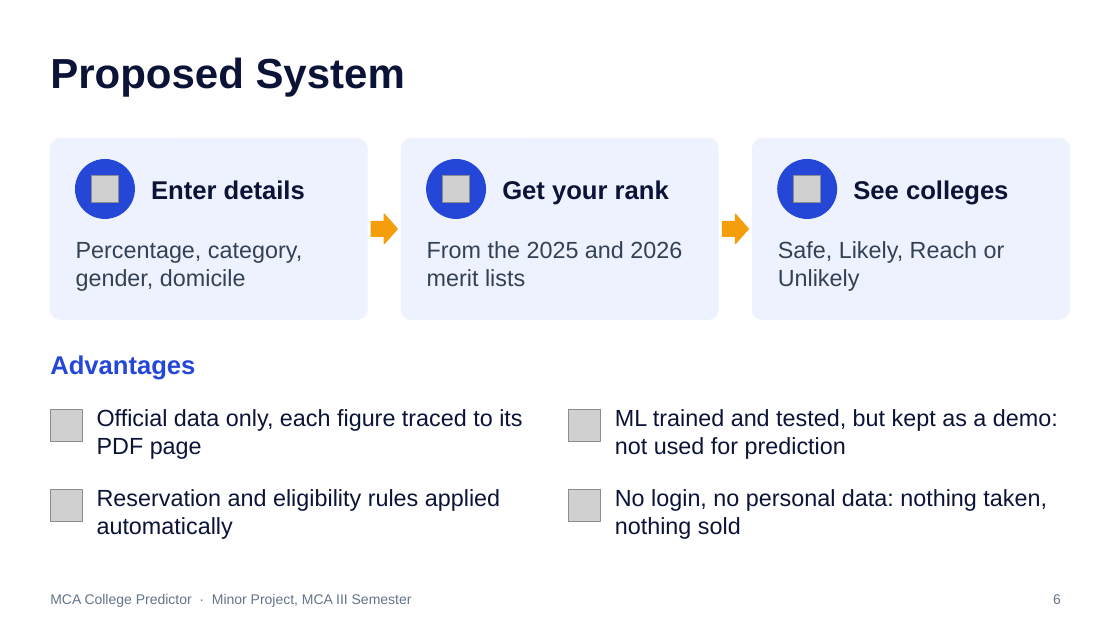
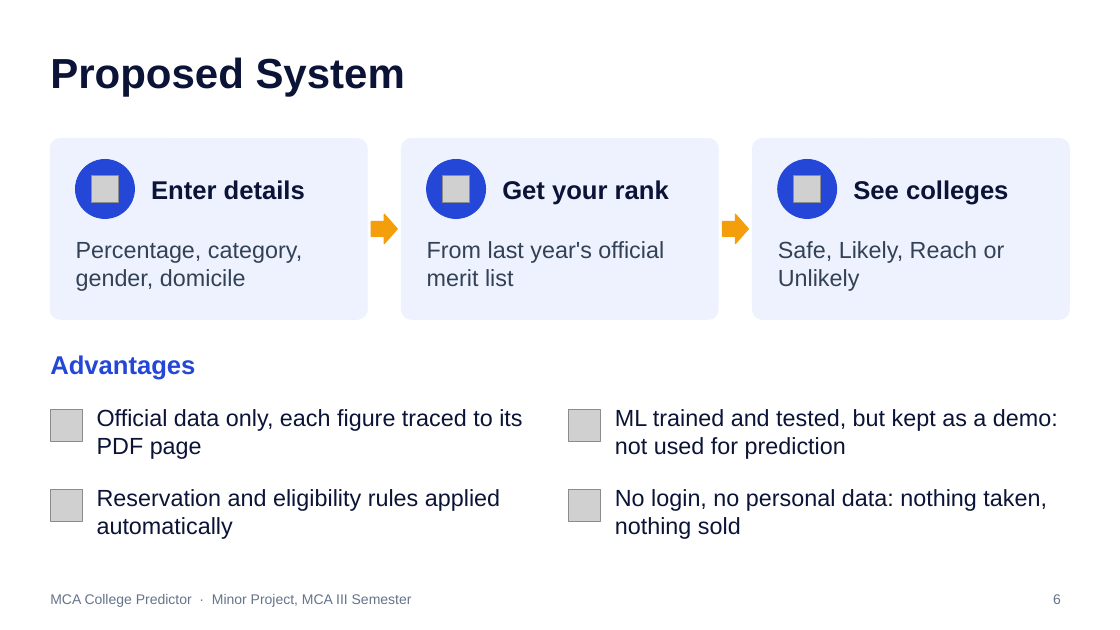
Before and after one commit to i-bhagyashree/mca-college-predictor, a slide deck: slide 6 of presentation/MCA_College_Predictor_Presentation.pptx. Drawn at 1120x630 pixels with LibreOffice and Linux fonts; fonts in the diff are those of the drawing; grey boxes stand for pictures. Boxes give left, top, right and bottom in pixels: in the first picture for what was removed or moved away, otherwise in the second. Text is boxed around its words. In the diff, an @@ line names an element or a change of style, - is before the commit and + after.

Commit message:
Presentation: rank from last year's merit list; ML trained on three merit lists shown as a demo; new chart and screenshots

```diff
--- a/presentation/MCA_College_Predictor_Presentation.pptx
+++ b/presentation/MCA_College_Predictor_Presentation.pptx
@@ text at box(427, 241, 664, 286): text changed @@
-From the 2025 and 2026 merit lists
+From last year's official merit list
```
Also in this commit, not shown: 7 other slides changed, 1 other file.
